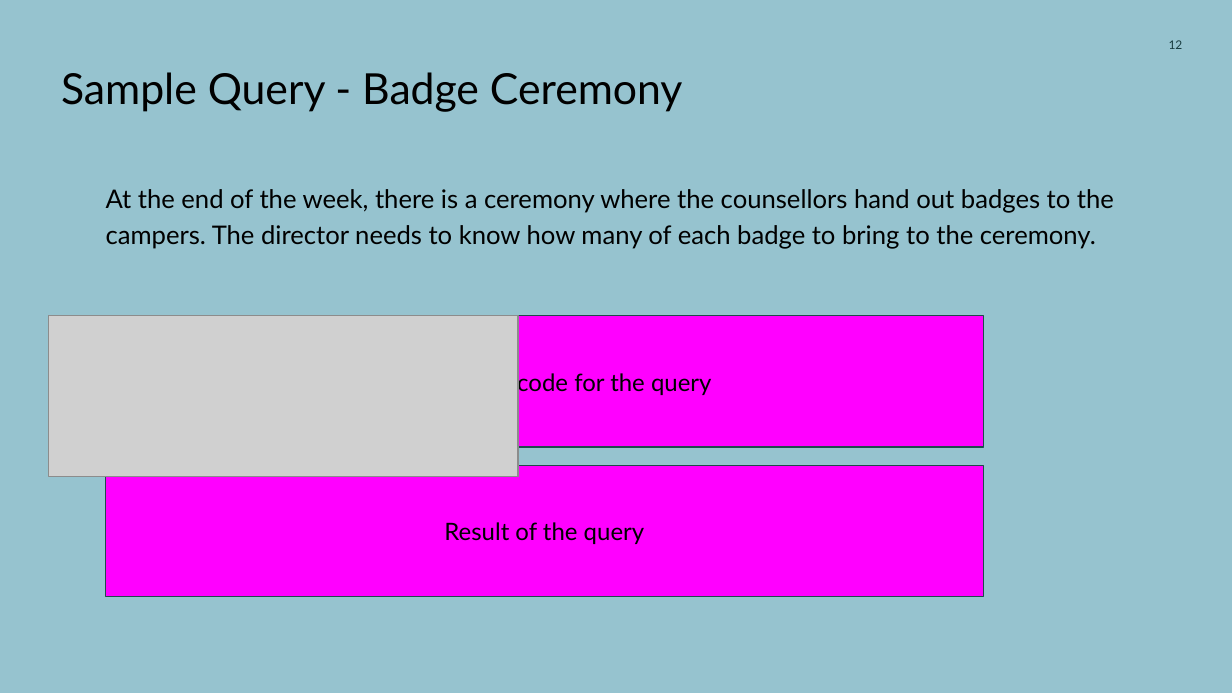
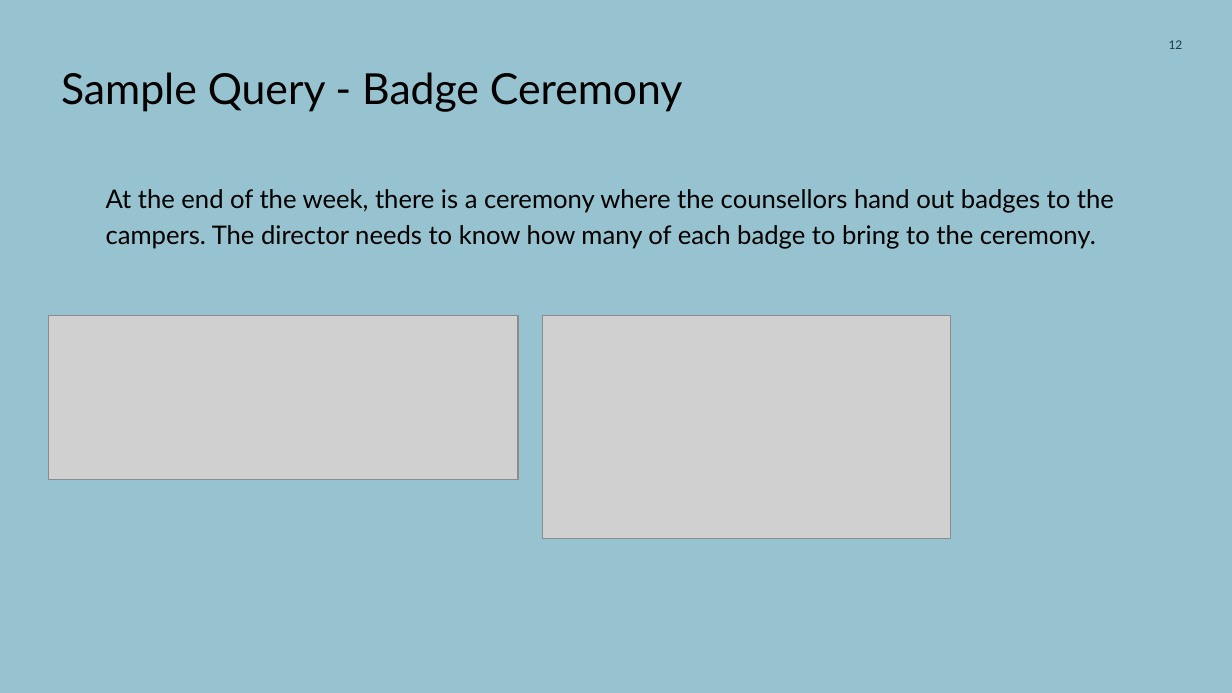
Before and after one commit to zhrangui/torontomu, a slide deck: slide 12 of Final Presentation.pptx. Drawn at 1232x693 pixels with LibreOffice and Linux fonts; fonts in the diff are those of the drawing; grey boxes stand for pictures. Boxes give left, top, right and bottom in pixels: in the first picture for what was removed or moved away, otherwise in the second. Text is boxed around its words. In the diff, an @@ line names an element or a change of style, - is before the commit and + after.

```diff
--- a/Final Presentation.pptx
+++ b/Final Presentation.pptx
@@ rectangle removed at bbox=[106, 315, 984, 447] @@
-Screenshot / code for the query
@@ picture added at bbox=[542, 315, 950, 538] @@
@@ rectangle removed at bbox=[106, 466, 984, 598] @@
-Result of the query
```
Also in this commit, not shown: 8 other slides changed, 10 slides removed, 10 other files.
